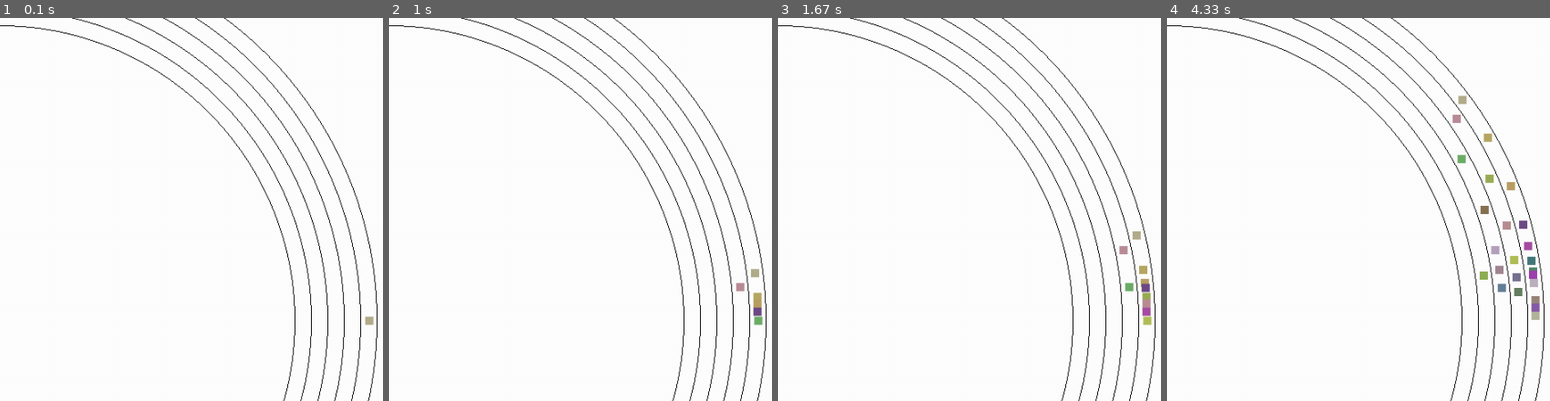
Above: before the commit, frames 1-4 (left to right).
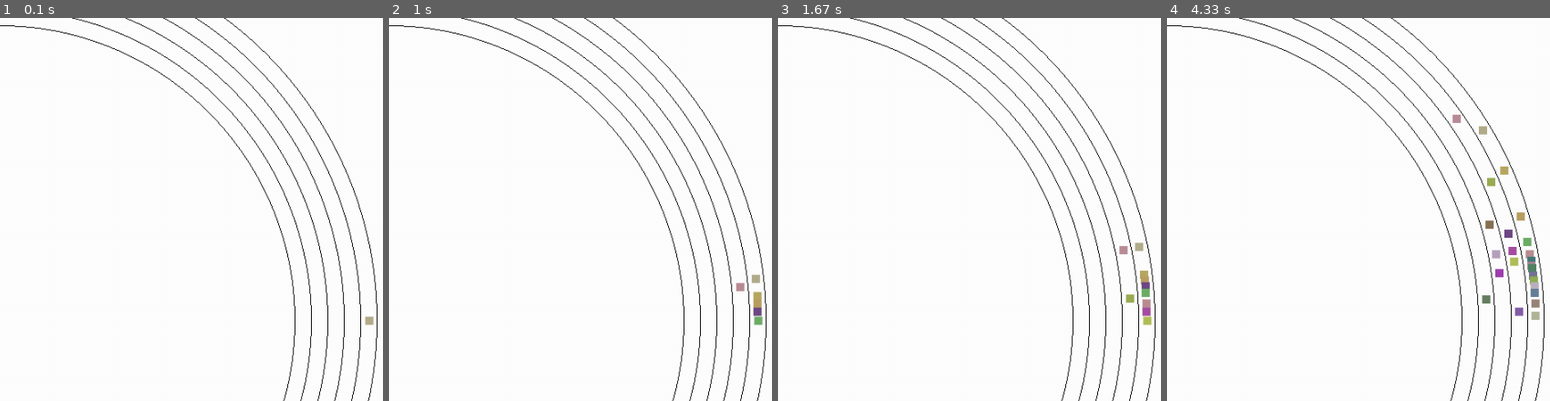
Above: after the commit, the same moments.

Repository: atonderski/TrafficMadness
Game: pygame game, started from traffic_madness/main.py
Two runs of this game, one before a commit and one after it. Both use one fixed random seed, a clock stepped at 60 frames per second and the inputs below.
Inputs:
- Up to frame 1 (0.1 s): no input
- Up to frame 2 (1 s): no input
- Up to frame 3 (1.67 s): no input
- Up to frame 4 (4.33 s): no input
The pictures show only the part of the screen within x 50-100%, y 10-60%; the shares and areas given below are measured in that part.

Frame 1 is identical in both runs. In frame 2, less than 0.1% of the frame differs, in the area x 94-98%, y 65-72%; in frame 3, 0.4%; in frame 4, 1.6%, in the area x 75-98%, y 20-78%.

Commit message:
Auto stash before merge of "master" and "origin/master"

Diff:
--- a/traffic_madness/track/multi_lane_track.py
+++ b/traffic_madness/track/multi_lane_track.py
@@ -6,6 +6,7 @@
 from traffic_madness.track import Track
 from traffic_madness.track.trackbucket import TrackBucket
 from traffic_madness.config import Config
+import numpy as np
 
 class MultiLaneTrack(Track):
     def __init__(self, speed_limit, track_length, num_lanes, max_num_cars):
@@ -53,7 +54,12 @@
         if any([abs(car.position - 0) < self.buffer_length for
                 car in cars]):
             return
-        new_car = AggressiveCar(position=0,
+        if np.random.random() < 0.25:
+            new_car = AggressiveCar(position=0,
+                                   velocity=self.speed_limit,
+                                   lane=lane)
+        else:
+            new_car = LaneSwitchingCar(position=0,
                                    velocity=self.speed_limit,
                                    lane=lane)
         self.cars.add_car(new_car)
